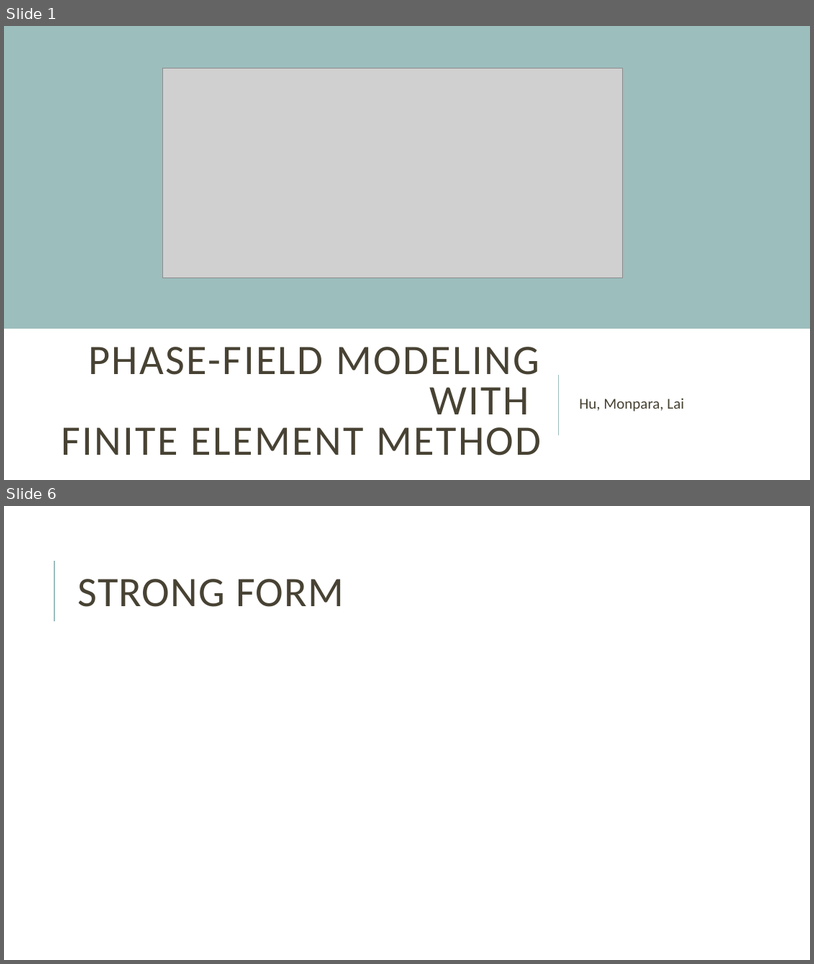
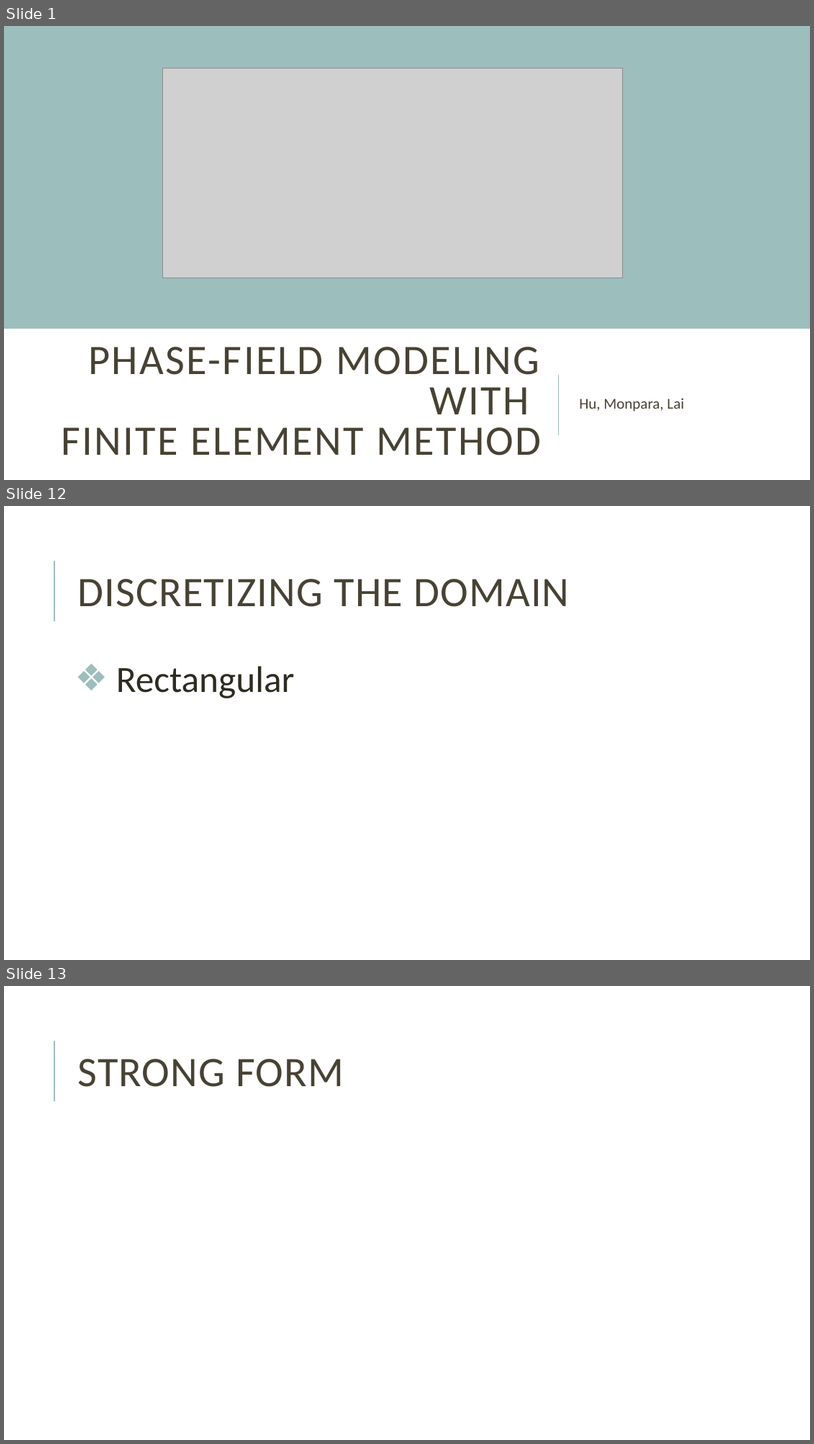
Before and after one commit to mblai35/Phase-FieldModelingFEM, a slide deck: PFMFEM.pptx. Shown one above the other, each under a label of ours: slides 1 and 6 before the commit, slides 1, 12 and 13 after it; the slides between them are not shown. The pictures are 814x964 and 814x1444 pixels, drawn with LibreOffice and Linux fonts; fonts in the diff are those of the drawing; grey boxes stand for pictures. Boxes give left, top, right and bottom in pixels: in the first picture for what was removed or moved away, otherwise in the second. Text is boxed around its words. In the diff, an @@ line names an element or a change of style, - is before the commit and + after.

```diff
--- a/PFMFEM.pptx
+++ b/PFMFEM.pptx
@@ slide 12 added at box(4, 506, 810, 960), background #FFFFFF; not listed: 1 template element that a slide beside it also shows @@
@@ title added at box(77, 579, 569, 607), 50 pt, text #474233 @@
+DISCRETIZING THE DOMAIN
@@ text added at box(116, 666, 295, 698), 44 pt, text #2E2B21 @@
+❖ Rectangular
@@ what was slide 6 is now slide 13 @@
```
Also in this commit, not shown: 4 slides changed, 7 other slides added, 2 other files.
